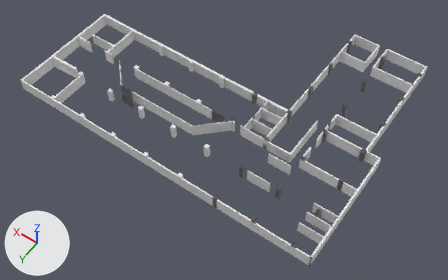
Two versions of the Blender file public/odc/odc.blend, one commit apart.
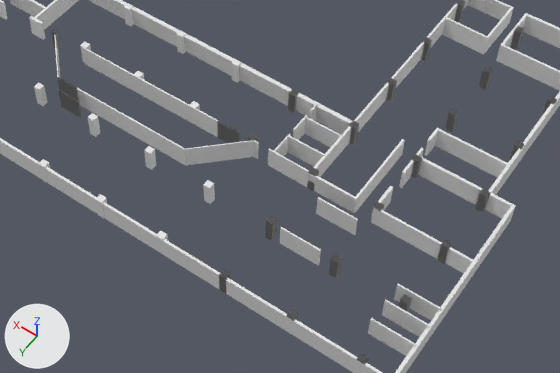
Each version appears first whole from a camera (50 mm lens) standing at (-571.0, 1036.0, 1351.0) and looking at (84.0, 120.0, -89.0), and next in a close-up on the part from 20% to 91% of the width and 15% to 91% of the height. Every picture has the same lights, and +X, +Y and +Z are marked at lower left.

The scene before the commit, as lines of its bpy script (objects in view):
```python
me_立方体_004 = bpy.data.meshes.new('立方体.004')
me_立方体_004.from_pydata(...)  # 1169 vertices, 940 faces, 2 loose edges; spans x -677.0..101.0, y -1185.0..11.0, z -20.0..24.0
# before: 518 (-450.0, -176.0, 21.0) at pixel (265, 221), 519 (-450.0, -176.0, -20.0) at pixel (265, 236), 520 (-450.0, -195.0, 21.0) at pixel (270, 216), 521 (-450.0, -195.0, -20.0), 522 (-459.0, -176.0, 21.0) at pixel (272, 225)
# before: 523 (-459.0, -176.0, -20.0) at pixel (271, 240), 524 (-459.0, -195.0, 21.0) at pixel (276, 219), 525 (-459.0, -195.0, -20.0) at pixel (276, 235)
ob_立方体 = bpy.data.objects.new('立方体', me_立方体_004)
ob_立方体.location = (509.0, 360.0, 17.0)
ob_立方体.scale = (1.26, 0.621, 0.988)
```
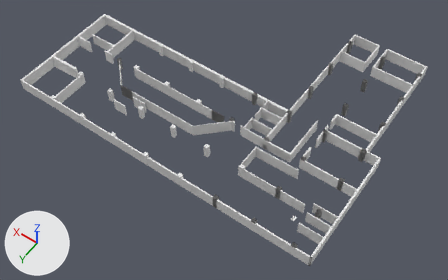
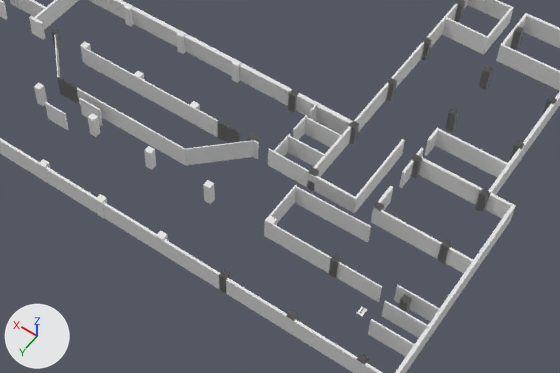
Where the change shows, as pixel boxes (x1, y1, x2, y2) in the close-ups (560 x 373 px; the box of a moved part takes in the faces that stretch with it):
'table', added: after (357, 306, 367, 318)
part 1 of me_立方体_004, moved or reshaped (not visible before): after (266, 216, 277, 240)
part 2 of me_立方体_004, moved or reshaped (not visible before): after (45, 102, 69, 130)
part 3 of me_立方体_004, moved or reshaped: before (59, 90, 82, 118); after (79, 98, 103, 126)
part 4 of me_立方体_004, moved or reshaped: before (368, 318, 415, 356); after (368, 319, 415, 357)
part 5 of me_立方体_004, moved or reshaped: before (382, 299, 429, 337); after (382, 300, 429, 338)
part 6 of me_立方体_004, moved or reshaped: before (394, 284, 441, 320); after (394, 285, 440, 322)
part 7 of me_立方体_004, rebuilt (81% wider, 46% taller): before (316, 197, 358, 235); after (294, 186, 371, 242)
part 8 of me_立方体_004, added: after (264, 185, 382, 302)
part 9 of me_立方体_004, deleted: before (265, 216, 277, 241)

What the commit changed:
Material '材质' (mat_材质) is new.
Its base color is (0.8, 0.8, 0.8) (white #e7e7e7).
Material 'White_Mat__wood_' (mat_white_mat__wood) is new.
Its base color is (0.855, 0.855, 0.855) (white #eeeeee).
me_立方体_004 is used by ob_立方体; location (509.0, 360.0, 17.0); scale (1.26, 0.621, 0.988).
Verts and faces of me_立方体_004; kept vertices keep their numbers, new ones are numbered from 1169.
me_立方体_004 had 1169 vertices, 940 faces, 2 loose edges and spanned x -677.0..101.0, y -1185.0..11.0, z -20.0..24.0.
me_立方体_004 now has 1169 vertices, 942 faces, 2 loose edges and spans x -677.0..101.0, y -1185.0..11.0, z -20.0..23.0.
me_立方体_004 part 1: the loose piece of 8 vertices spanning x -459.0..-450.0, y -195.0..-176.0, z -20.0..21.0 is moved by (0.0, -2.0, 0.0), in mat_材质 (white #e7e7e7).
me_立方体_004 part 2: the loose piece of 8 vertices spanning x -149.0..-116.0, y -211.0..-207.0, z -19.0..21.0 is moved by (0.0, 53.0, 0.0), in mat_材质 (white #e7e7e7).
me_立方体_004 part 3: the loose piece of 8 vertices spanning x -149.0..-116.0, y -211.0..-207.0, z -19.0..21.0 is moved by (-31.0, -10.0, 0.0), in mat_材质 (white #e7e7e7).
me_立方体_004 part 4: the loose piece of 8 vertices spanning x -673.0..-618.0, y -94.0..-90.0, z -16.0..24.0 is moved by (0.0, -2.0, -4.0), in mat_材质 (white #e7e7e7).
me_立方体_004 part 5: the loose piece of 8 vertices spanning x -674.0..-619.0, y -154.0..-149.0, z -16.0..24.0 is moved by (0.0, 0.0, -3.0), in mat_材质 (white #e7e7e7).
me_立方体_004 part 6: the loose piece of 8 vertices spanning x -674.0..-619.0, y -206.0..-202.0, z -16.0..24.0 is moved by (0.0, 0.0, -3.0), in mat_材质 (white #e7e7e7).
me_立方体_004 part 7: the loose piece of 8 vertices spanning x -536.0..-481.0, y -308.0..-304.0, z -17.0..23.0 is rebuilt with 8 vertices and now spans x -554.0..-448.0, y -308.0..-304.0, z -20.0..23.0, in mat_材质 (white #e7e7e7).
me_立方体_004 part 8: a new loose piece of 16 vertices spanning x -606.0..-448.0, y -309.0..-178.0, z -20.0..20.0, in mat_材质 (white #e7e7e7).
Part 9, on me_立方体_004:
Vertices deleted: 518 to 525 (with the faces that use them).
me_立方体_004 now uses material mat_材质 (white #e7e7e7).
Mesh me_table is new.
It has 72 vertices, 54 faces and spans x -64.2..64.2, y -29.4..29.4, z -0.9..47.2.
It uses material mat_white_mat__wood (white #eeeeee).
Object 'table' (ob_table) is new; it shows me_table.
Its location is (-245.0, 280.0, -2.0).
Its rotation in degrees is (0, 0, -90).
Its scale is (-0.105, 0.163, 0.133).
